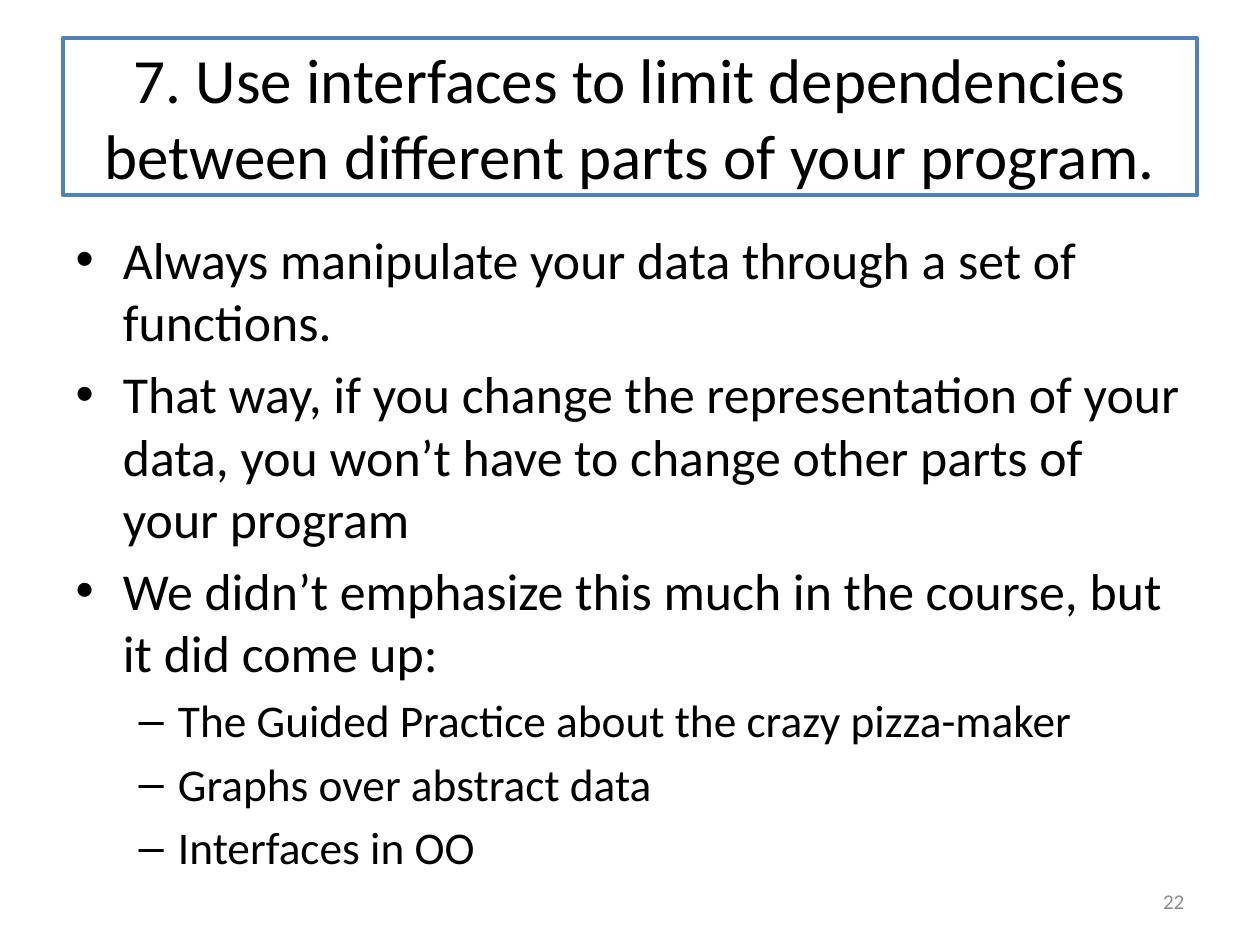
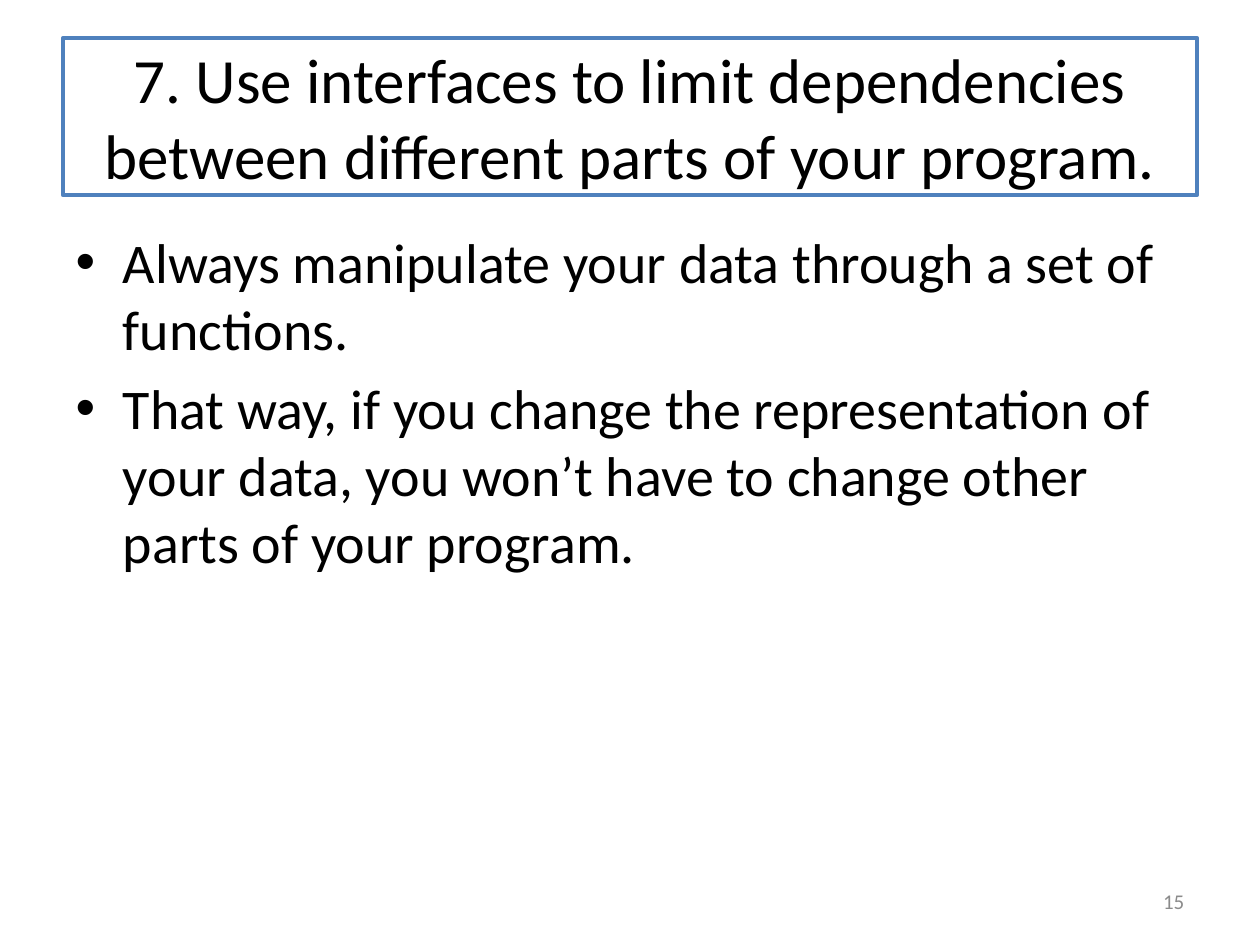
Before and after one commit to mwand/cs5010f17, a slide deck: slide 15 of Slides/Lesson 12.1 The Last Lecture.pptx (slide 22 before the commit). Drawn at 1260x945 pixels with LibreOffice and Linux fonts; fonts in the diff are those of the drawing. Boxes give left, top, right and bottom in pixels: in the first picture for what was removed or moved away, otherwise in the second. Text is boxed around its words. In the diff, an @@ line names an element or a change of style, - is before the commit and + after.

```diff
--- a/Slides/Lesson 12.1 The Last Lecture.pptx
+++ b/Slides/Lesson 12.1 The Last Lecture.pptx
@@ text at box(123, 244, 1154, 351): size 29.6 to 32 pt in "Always manipulate your data through a set ..." @@
@@ text at box(123, 390, 1150, 573): text changed; size 29.6 to 32 pt @@
-• That way, if you change the representation of your data, you won’t have to change other parts of your program
-• We didn’t emphasize this much in the course, but it did come up:
-  – The Guided Practice about the crazy pizza-maker
-  – Graphs over abstract data
-  – Interfaces in OO
+• That way, if you change the representation of your data, you won’t have to change other parts of your program.
@@ page number at box(1163, 895, 1184, 909): text changed @@
-22
+15
```
Also in this commit, not shown: 10 other slides changed, 1 slide added, 7 slides removed, 3 other files.
